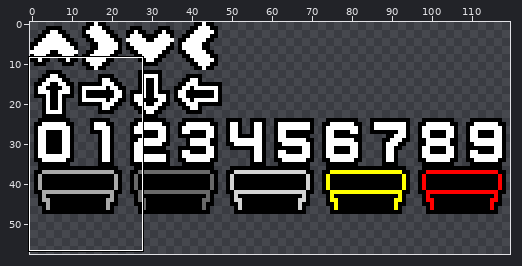
Two states of a sprite sheet, resources/interface.png. The picture above shows the old version from afar; the outline marks the close-up.
Close-up. First the earlier version:
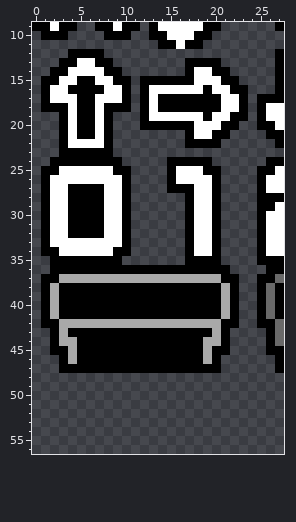
The file is 120x60 pixels. Shown: x 0..27, y 9..56. The wide view leaves out empty margins.
After the commit:
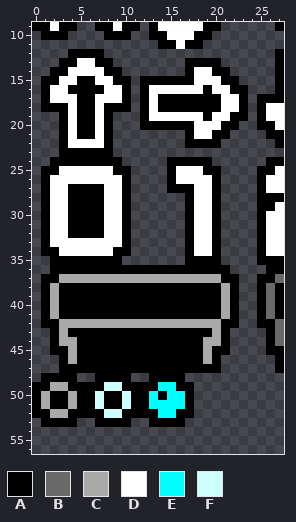
Palette (. is transparent): A #000000  B #696969  C #a9a9a9  D #ffffff  E #00ffff  F #cdffff
Diff:
y 48: x 1..4 .... -> AAAA; x 7..10 .... -> AAAA; x 13..16 .... -> AAAA
y 49: x 0..17 .................. -> AACCAAAAFFAAAAEEAA
y 50: x 0..17 .................. -> ACAACAAFAAFAAEAEEA
y 51: x 0..17 .................. -> ACAACAAFAAFAAEEEEA
y 52: x 0..17 .................. -> AACCAAAAFFAAAAEEAA
y 53: x 1..4 .... -> AAAA; x 7..10 .... -> AAAA; x 13..16 .... -> AAAA
